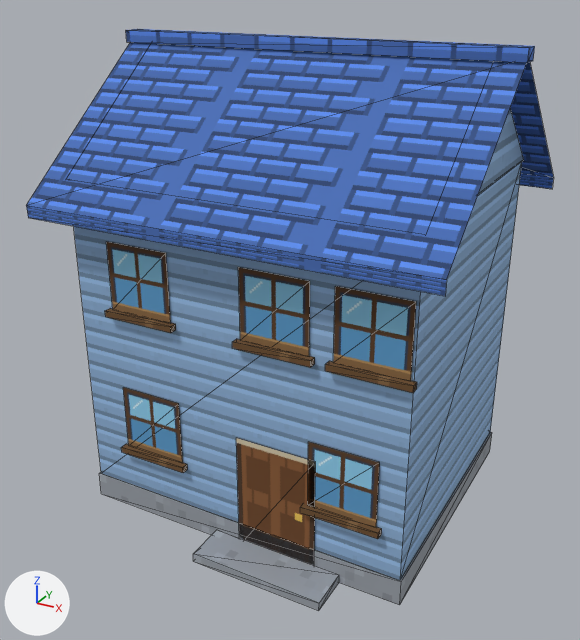
A saved change to the glTF model computer-office/public/world3d/assets/models/house_1.glb.
Before and after are seen from a camera (50 mm lens) standing at (4.74, -9.04, 6.97) and looking at (-0.04, -0.36, 2.63). Lighting does not change. The marker at lower left points along +X, +Y and +Z. The picture after the commit comes second. Mesh edges are drawn as thin lines. Vertices at exactly the same position are counted once.

The first picture shows 'house_1'.
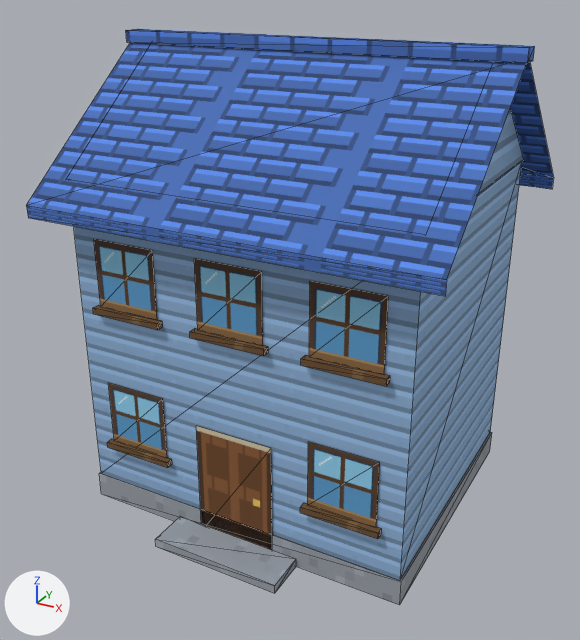
Edits to the bpy script that builds the scene:
```text
Change me_house_1:
    where me_house_1.from_pydata(...)  # 112 vertices, 112 faces; spans x -2.67..2.67, y -2.45..2.25, z 0.0..6.2
    used by ob_house_1; location = (0.0, 0.0, 0.0)
    me_house_1 part 1: the loose piece of 8 vertices spanning x -0.3..1.5, y -2.45..-1.9, z 0.0..0.12 is moved by (-0.6, 0.0, 0.0)
    me_house_1 part 2: the loose piece of 4 vertices spanning x 0.05..1.15, y -1.9, z 0.0..1.65 is moved by (-0.6, 0.0, 0.0)
    me_house_1 part 3: the loose piece of 4 vertices spanning x -1.7..-0.8, y -1.9, z 1.0..1.9 is moved by (-0.25, 0.0, 0.0)
    me_house_1 part 4: the loose piece of 4 vertices spanning x -1.75..-0.85, y -1.9, z 3.0..3.9 is moved by (2.8, 0.0, -2.0)
    me_house_1 part 5: the loose piece of 4 vertices spanning x 0.15..1.05, y -1.9, z 3.0..3.9 is moved by (-2.1, 0.0, 0.0)
    me_house_1 part 6: the loose piece of 4 vertices spanning x 1.35..2.25, y -1.9, z 3.0..3.9 is moved by (-1.8, 0.0, 0.0)
    me_house_1 part 7: the loose piece of 4 vertices spanning x 1.05..1.95, y -1.9, z 1.0..1.9 is moved by (0.0, 0.0, 2.0)
    me_house_1 part 8: the loose piece of 8 vertices spanning x -1.76..-0.74, y -1.98..-1.88, z 0.92..1.0 is moved by (-0.25, 0.0, 0.0)
    me_house_1 part 9: the loose piece of 8 vertices spanning x -1.81..-0.79, y -1.98..-1.88, z 2.92..3.0 is moved by (2.8, 0.0, -2.0)
    me_house_1 part 10: the loose piece of 8 vertices spanning x 0.09..1.11, y -1.98..-1.88, z 2.92..3.0 is moved by (-2.1, 0.0, 0.0)
    me_house_1 part 11: the loose piece of 8 vertices spanning x 1.29..2.31, y -1.98..-1.88, z 2.92..3.0 is moved by (-1.8, 0.0, 0.0)
    me_house_1 part 12: the loose piece of 8 vertices spanning x 0.99..2.01, y -1.98..-1.88, z 0.92..1.0 is moved by (0.0, 0.0, 2.0)
```

Location of each change, [x1, y1, x2, y2] in pixels of the pictures (580 x 640 px; the box of a moved part takes in the faces that stretch with it):
'house_1', reshaped: before [26, 29, 554, 611]; after [26, 29, 554, 605]
part 1 of me_house_1, moved or reshaped: before [193, 530, 339, 611]; after [155, 516, 296, 594]
part 2 of me_house_1, moved or reshaped: before [236, 438, 316, 564]; after [196, 426, 272, 550]
part 3 of me_house_1, moved or reshaped: before [123, 387, 183, 464]; after [108, 383, 167, 458]
part 4 of me_house_1, moved or reshaped: before [106, 242, 171, 324]; after [308, 442, 380, 528]
part 5 of me_house_1, moved or reshaped: before [238, 267, 310, 357]; after [94, 239, 157, 320]
part 6 of me_house_1, moved or reshaped: before [333, 286, 416, 381]; after [194, 259, 263, 346]
part 7 of me_house_1, moved or reshaped: before [308, 442, 380, 528]; after [309, 281, 388, 375]
part 8 of me_house_1, moved or reshaped: before [121, 444, 188, 473]; after [107, 439, 172, 468]
part 9 of me_house_1, moved or reshaped: before [105, 308, 176, 333]; after [300, 503, 382, 539]
part 10 of me_house_1, moved or reshaped: before [232, 339, 315, 367]; after [93, 305, 163, 330]
part 11 of me_house_1, moved or reshaped: before [325, 361, 417, 393]; after [190, 328, 268, 356]
part 12 of me_house_1, moved or reshaped: before [300, 504, 382, 539]; after [301, 355, 390, 386]
